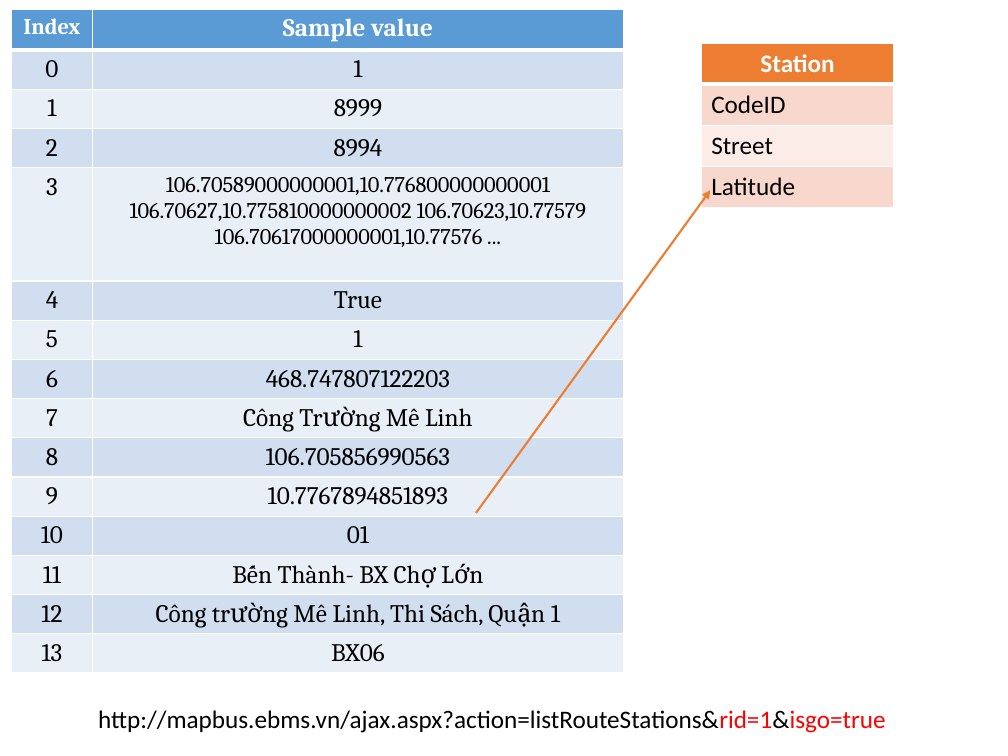
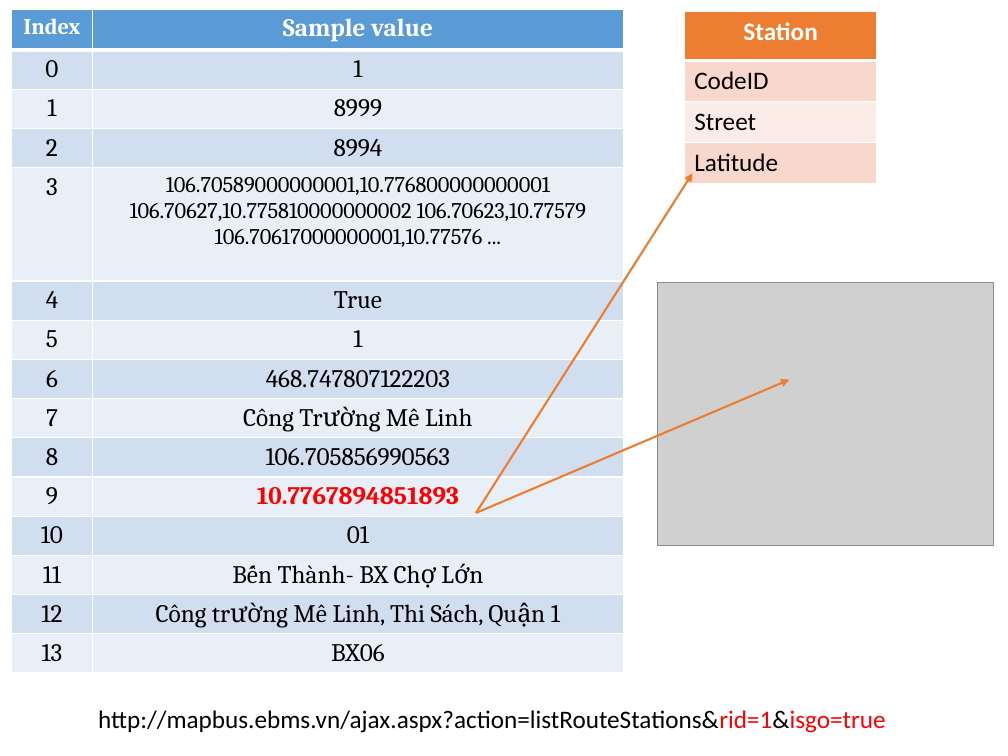
Before and after one commit to hqt/street-router, a slide deck: slide 15 of Document/presentation/parse.pptx (slide 11 before the commit). Drawn at 1008x756 pixels with LibreOffice and Linux fonts; fonts in the diff are those of the drawing; grey boxes stand for pictures. Boxes give left, top, right and bottom in pixels: in the first picture for what was removed or moved away, otherwise in the second. Text is boxed around its words. In the diff, an @@ line names an element or a change of style, - is before the commit and + after.

```diff
--- a/Document/presentation/parse.pptx
+++ b/Document/presentation/parse.pptx
@@ table at (x1=12, y1=9, x2=624, y2=691) @@
@@ text colour #000000 to #FF0000, bold on in "10.7767894851893" @@
@@ table resized from (x1=702, y1=43, x2=894, y2=208) to (x1=684, y1=12, x2=877, y2=184) @@
@@ arrow moved from (476, 513) - (711, 191) to (476, 513) - (692, 173) @@
@@ picture added at (x1=657, y1=282, x2=994, y2=545) @@
@@ arrow added from (476, 513) to (789, 380), #ED7D31 1.5 pt @@
```
Also in this commit, not shown: 15 other slides changed, 4 slides added.
